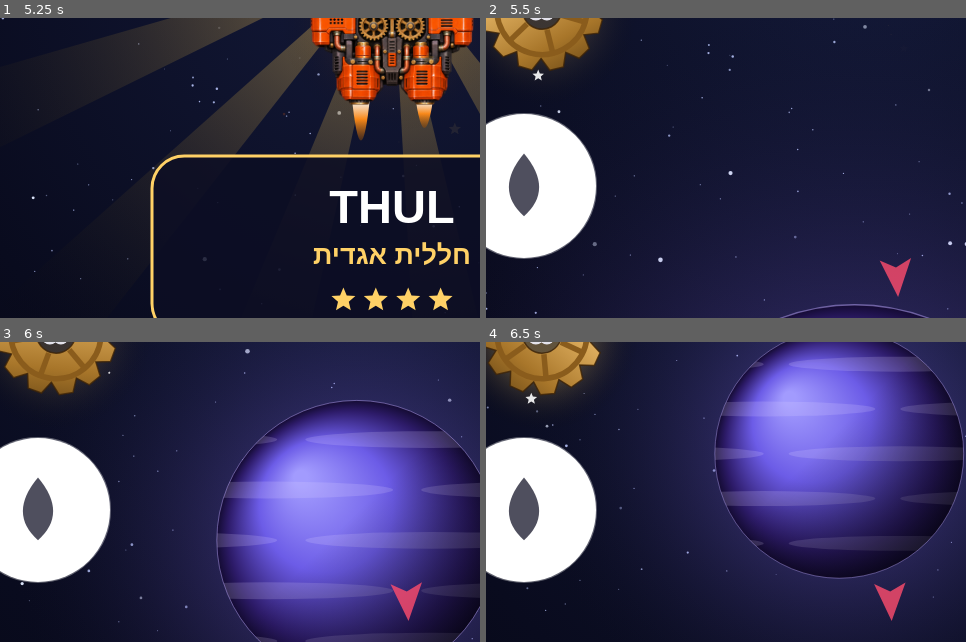
Above: before the commit, frames 1-4 (two rows, left to right).
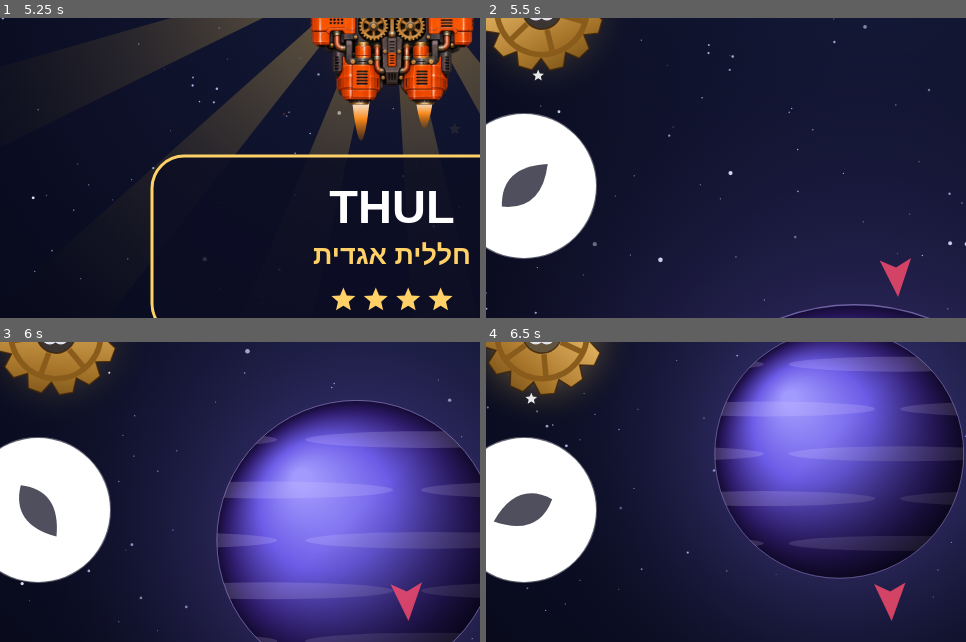
Above: after the commit, the same moments.

Repository: shirandavidovich-oss/Spaceship
Game: browser game, page app/src/main/assets/index.html
Two runs of this game, one before a commit and one after it. Both use one fixed random seed, a clock stepped at 60 frames per second and the inputs below.
Inputs (mouse positions are % of the whole screen's width and height, from its top left):
- Up to frame 1 (5.25 s): click (50, 50) at 0.27 s; hold Right 1.03-1.53 s; click (50, 60) at 1.07 s; tap Space every 0.5 s from 1.1 to 5.1 s; hold Down 1.58-1.85 s; click (30, 40) at 1.67 s; hold Left 1.9-2.47 s; click (70, 35) at 2.27 s; hold Up 2.52-2.82 s; click (65, 70) at 2.87 s; hold Right 2.87-3.53 s; click (25, 75) at 3.47 s; hold Up 3.58-3.82 s; hold Left 3.87-4.3 s; click (50, 30) at 4.07 s; hold Down 4.35-4.68 s; click (80, 55) at 4.67 s; hold Right 4.73-5.23 s
- Up to frame 2 (5.5 s): click (20, 50) at 5.27 s; hold Down from 5.28 s (still down)
- Up to frame 3 (6 s): release Down at 5.55 s; tap Space at 5.6 s; hold Left from 5.6 s (still down); click (40, 85) at 5.87 s
- Up to frame 4 (6.5 s): tap Space at 6.1 s; release Left at 6.17 s; hold Up from 6.22 s (still down); click (60, 15) at 6.47 s
The pictures show only the part of the screen within x 9-59%, y 50-100%; the shares and areas given below are measured in that part.

Frame 1 is identical in both runs. In frame 2, 0.6% of the frame differs, in the area x 3-13%, y 45-66%; in frame 3, 0.5%; in frame 4, 0.7%, in the area x 1-14%, y 45-66%.

Commit message:
Thrust button is also a joystick: drag to point the nose; keeps steering while held after the fuel runs out
Co-Authored-By: Claude Opus 5.5 <noreply@anthropic.com>
Claude-Session: https://claude.ai/code/session_01V5LFNvxpCHJ7Hu5S5Ck8bx

Diff:
--- a/app/src/main/assets/index.html
+++ b/app/src/main/assets/index.html
@@ -35,6 +35,7 @@
 const ENEMY_HP   = 100;  // the enemy's health
 const SHIP_HP    = 100;  // your ship's health. At zero it blows up and comes back (lives are unlimited)
 const RAM_DAMAGE = 25;   // damage from crashing into the enemy at full speed (both ships take it)
+const STICK      = 0.25; // the thrust button is also a joystick: drag past this much of its size to point the nose
 const SHAKE      = 1;    // how hard the screen shakes (cannon, hits, explosions). 0 = never
 const RESPAWN    = 4;    // seconds until a new enemy arrives after one is destroyed
 
@@ -147,6 +148,9 @@
 const STEAM = { dies: 0.09, out: [0.5, 1.3], backfire: 0.35, creak: 0.3 };
 // crash damage for an impact at `speed` screens per second (gentle bumps do nothing)
 function ramDamage(speed) { return speed <= 0.25 ? 0 : Math.round(RAM_DAMAGE * Math.min(1, (speed - 0.25) / 1.25)); }
+// the joystick: thumb moved dx, dy (pixels) from where it pressed, on a button of radius r.
+// Returns the heading to point the nose at (0 = up, clockwise), or null inside the small middle (keep heading)
+function stickHeading(dx, dy, r) { return Math.hypot(dx, dy) < r * STICK ? null : Math.atan2(dx, -dy); }
 // can the enemy see you? Not while you are hidden in your smoke
 function enemySees(hidden) { return !(hidden > 0); }
 // what a ship drops when it is destroyed
@@ -458,6 +462,7 @@
   ang: 0, spin: 0,  // heading (0 = nose up, clockwise) and how fast it is turning
   fuel: 0,          // seconds of engine left
   locked: false,    // ran dry: engine rests until the tank refills a bit
+  stick: null,      // the thrust button as a joystick: { ox, oy: where the thumb landed, dx, dy: how far it moved }
   thrust: null,     // the finger holding the thrust button (pointer id), or null
   btn: 1,           // how visible the thrust button is (fades away when the fuel runs out)
   lx: 0, ly: 0,     // the camera looks a little ahead of the ship
@@ -532,6 +537,7 @@
   // the left thumb on the thrust button (another finger can still swipe at the same time)
   if (game.stage === "fly" && !game.locked && hitThrust(e.clientX, e.clientY)) {
     game.thrust = e.pointerId; buzz(12);
+    game.stick = { ox: e.clientX, oy: e.clientY, dx: 0, dy: 0 };   // the joystick starts where the thumb lands
     try { cv.setPointerCapture(e.pointerId); } catch (err) {}
     return;
   }
@@ -551,8 +557,13 @@
   const p = zoomed(shipScreen());
   if (game.stage === "fly" && Math.hypot(e.clientX - p.x, e.clientY - p.y) < shipSize() * 0.6 * game.zoom) { game.card = 2.5; audio.pop(); }
 });
+// dragging the thumb on the thrust button steers, like a joystick
+cv.addEventListener("pointermove", (e) => {
+  if (e.pointerId !== game.thrust || !game.stick) return;
+  game.stick.dx = e.clientX - game.stick.ox; game.stick.dy = e.clientY - game.stick.oy;
+});
 function fingerUp(e) {
-  if (e.pointerId === game.thrust) { game.thrust = null; return; }
+  if (e.pointerId === game.thrust) { game.thrust = null; game.stick = null; return; }
   const f = game.fire.indexOf(e.pointerId);
   if (f >= 0) { game.fire[f] = null; return; }
   if (!swipe || e.pointerId !== swipe.id) return;
@@ -562,7 +573,7 @@
 }
 cv.addEventListener("pointerup", fingerUp);
 cv.addEventListener("pointercancel", fingerUp);
-addEventListener("blur", () => { game.thrust = null; game.fire = [null, null, null]; });
+addEventListener("blur", () => { game.thrust = null; game.stick = null; game.fire = [null, null, null]; });
 // on a computer: the space bar is the thrust button; Z, X, C are fire buttons 1, 2, 3
 const FIRE_KEYS = ["z", "x", "c"];
 addEventListener("keydown", (e) => {
@@ -642,7 +653,7 @@
   game.hurt = Math.max(0, game.hurt - dt);
   game.arriveT = Math.max(0, (game.arriveT || 0) - dt * 1.5);
   if (game.stage === "fly" && trade.stage !== "swapping") {
-    if (game.dead) { game.dead -= dt; game.thrust = null; game.fire = [null, null, null]; if (game.dead <= 0) respawnShip(); }
+    if (game.dead) { game.dead -= dt; game.thrust = null; game.stick = null; game.fire = [null, null, null]; if (game.dead <= 0) respawnShip(); }
     else { flyShip(dt); updateMagic(dt); }
     updateEnemy(dt); updateWeapons(dt); if (!game.dead) updateCrate(dt);
   }
@@ -662,9 +673,14 @@
   let target = null, turn = 0;
   if (STEER === "turn") turn = game.side;
   else { target = headingTarget(game); turn = Math.min(1, Math.hypot(game.side, game.fwd) * 2); }
+  // the joystick wins over the tilt while the thumb is dragged out of the middle
+  const sh = game.stick ? stickHeading(game.stick.dx, game.stick.dy, thrustButton().r) : null;
+  if (sh !== null) { target = sh; turn = 1; }
   const wasEmpty = game.locked;
+  // out of fuel: the engine stops, but a thumb still holding keeps steering, and the engine
+  // starts again by itself once the tank has refilled enough
   const hit = moveShip(game, S, { target, turn, thrust: game.thrust !== null }, dt);
-  if (game.locked && !wasEmpty) { game.thrust = null; audio.empty(); buzz(120); }
+  if (game.locked && !wasEmpty) { if (game.thrust === "key") game.thrust = null; audio.empty(); buzz(120); }
   if (hit > U * 0.15) { audio.bump(); buzz(Math.min(70, hit / U * 50)); }
 
   // the camera: with an enemy around it looks at the middle between the two ships (like Star Control);
@@ -1688,31 +1704,44 @@
 // the thrust button: white when full, through yellow, orange, red, purple, blue... to black, then gone
 function drawThrust() {
   if (trade.stage === "swapping") return;
+  const held = game.thrust !== null && !!game.stick;
   // fades away over 0.8 s when the fuel runs out, comes back when the tank has refilled enough
+  // (a thumb still holding it keeps a dim stick for steering)
   game.btn = clamp(game.btn + (game.locked ? -1 : 1) * frameDt / 0.8, 0, 1);
-  const fade = game.btn;
+  const fade = Math.max(game.btn, held ? 0.35 : 0);
   if (fade <= 0) return;
   const b = thrustButton(), st = shipStats(shipById(game.ship));
-  const f = game.fuel / st.fuel, col = fuelColor(f), pressed = game.thrust !== null;
+  const f = game.fuel / st.fuel, col = game.locked ? "#6c6c78" : fuelColor(f), pressed = game.thrust !== null;
   const r = b.r * (pressed ? 0.92 : 1) * (0.6 + 0.4 * fade);
+  // the knob follows the thumb, up to 0.75 of the button's size
+  let kx = 0, ky = 0;
+  if (held) { const d = Math.hypot(game.stick.dx, game.stick.dy), m = Math.min(d, b.r * 0.75); if (d) { kx = game.stick.dx / d * m; ky = game.stick.dy / d * m; } }
   ctx.save(); ctx.globalAlpha = fade;
+  // the stick's base: a ring with a soft dark middle (shows while held)
+  if (held) {
+    ctx.fillStyle = "rgba(10,12,32,0.45)"; ctx.strokeStyle = "rgba(255,255,255,0.3)"; ctx.lineWidth = 2;
+    ctx.beginPath(); ctx.arc(b.x, b.y, b.r * 1.2, 0, TAU); ctx.fill(); ctx.stroke();
+    ctx.strokeStyle = "rgba(255,255,255,0.15)"; ctx.beginPath(); ctx.arc(b.x, b.y, b.r * 1.2 * STICK * 2, 0, TAU); ctx.stroke();
+  }
+  const x = b.x + kx, y = b.y + ky;
   // glow in its own color while pressed
-  if (pressed) {
-    const gl = ctx.createRadialGradient(b.x, b.y, r * 0.8, b.x, b.y, r * 1.7);
+  if (pressed && !game.locked) {
+    const gl = ctx.createRadialGradient(x, y, r * 0.8, x, y, r * 1.7);
     gl.addColorStop(0, hexA(col, 0.55)); gl.addColorStop(1, "rgba(0,0,0,0)");
-    ctx.fillStyle = gl; ctx.beginPath(); ctx.arc(b.x, b.y, r * 1.7, 0, TAU); ctx.fill();
-  }
-  const bg = ctx.createRadialGradient(b.x - r * 0.3, b.y - r * 0.35, r * 0.1, b.x, b.y, r);
+    ctx.fillStyle = gl; ctx.beginPath(); ctx.arc(x, y, r * 1.7, 0, TAU); ctx.fill();
+  }
+  const bg = ctx.createRadialGradient(x - r * 0.3, y - r * 0.35, r * 0.1, x, y, r);
   bg.addColorStop(0, shade(col, 0.35)); bg.addColorStop(1, col);
-  ctx.fillStyle = bg; ctx.beginPath(); ctx.arc(b.x, b.y, r, 0, TAU); ctx.fill();
+  ctx.fillStyle = bg; ctx.beginPath(); ctx.arc(x, y, r, 0, TAU); ctx.fill();
   ctx.strokeStyle = "rgba(255,255,255,0.35)"; ctx.lineWidth = 2; ctx.stroke();
-  // a flame mark, dark on a light button and light on a dark one
+  // a flame mark that points where the nose points, dark on a light button and light on a dark one
   const n = parseInt(col.slice(1), 16), light = ((n >> 16) * 0.3 + ((n >> 8) & 255) * 0.59 + (n & 255) * 0.11) > 140;
   ctx.fillStyle = light ? "rgba(20,20,40,0.75)" : "rgba(255,255,255,0.8)";
+  ctx.translate(x, y); ctx.rotate(game.ang);
   ctx.beginPath();
-  ctx.moveTo(b.x, b.y - r * 0.45);
-  ctx.quadraticCurveTo(b.x + r * 0.42, b.y + r * 0.05, b.x, b.y + r * 0.42);
-  ctx.quadraticCurveTo(b.x - r * 0.42, b.y + r * 0.05, b.x, b.y - r * 0.45);
+  ctx.moveTo(0, -r * 0.45);
+  ctx.quadraticCurveTo(r * 0.42, r * 0.05, 0, r * 0.42);
+  ctx.quadraticCurveTo(-r * 0.42, r * 0.05, 0, -r * 0.45);
   ctx.fill();
   ctx.restore();
 }
--- a/tests/ship.test.js
+++ b/tests/ship.test.js
@@ -9,8 +9,8 @@
 const settings = html.slice(html.indexOf("const HOLD_ANGLE"), html.indexOf("// <logic>"));
 const logic = html.slice(html.indexOf("// <logic>"), html.indexOf("// </logic>"));
 const box = {};
-vm.runInNewContext(settings + logic + "\nObject.assign(box,{ …(290 unchanged characters)… gth,cueTime,ramDamage,SHIP_HP,RAM_DAMAGE});", { box, Math, Object, parseInt });
-const { HOLD_ANGLE, SHIPS, RARITY, chooseShip, tiltOf, contr …(261 unchanged characters)…  cueTime, ramDamage, SHIP_HP, RAM_DAMAGE } = box;
+vm.runInNewContext(settings + logic + "\nObject.assign(box,{ …(290 unchanged characters)… gth,cueTime,ramDamage,SHIP_HP,RAM_DAMAGE,stickHeading});", { box, Math, Object, parseInt });
+const { HOLD_ANGLE, SHIPS, RARITY, chooseShip, tiltOf, contr …(261 unchanged characters)…  cueTime, ramDamage, SHIP_HP, RAM_DAMAGE, stickHeading } = box;
 const rad = (d) => d * Math.PI / 180;
 // gravity sensor values for a phone tipped `pitch` degrees up from flat and `roll` degrees right-edge-down
 const g = (pitch, roll = 0) => [-Math.sin(rad(roll)) * 9.81, Math.cos(rad(roll)) * Math.sin(rad(pitch)) * 9.81, Math.cos(rad(roll)) * Math.cos(rad(pitch)) * 9.81];
@@ -136,4 +136,9 @@
   assert.strictEqual(ramDamage(0.2), 0); assert(ramDamage(0.8) > 0 && ramDamage(1.2) > ramDamage(0.8));
   assert.strictEqual(ramDamage(9), RAM_DAMAGE); assert(SHIP_HP > RAM_DAMAGE * 2, "one crash never kills");
 });
+ok("thrust joystick: drag up/right/down/left points the nose that way; the middle keeps the heading", () => {
+  assert.strictEqual(stickHeading(2, -3, 50), null);
+  assert.strictEqual(deg(stickHeading(0, -40, 50)), 0); assert.strictEqual(deg(stickHeading(40, 0, 50)), 90);
+  assert.strictEqual(Math.abs(deg(stickHeading(0, 40, 50))), 180); assert.strictEqual(deg(stickHeading(-40, 0, 50)), -90);
+});
 console.log(n + " checks passed");
